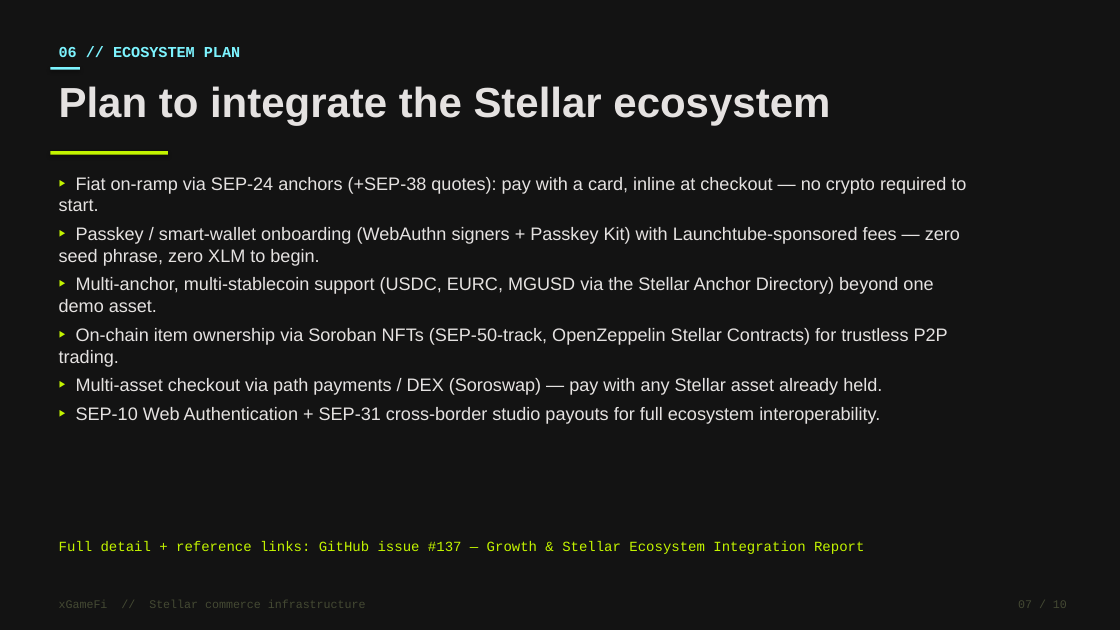
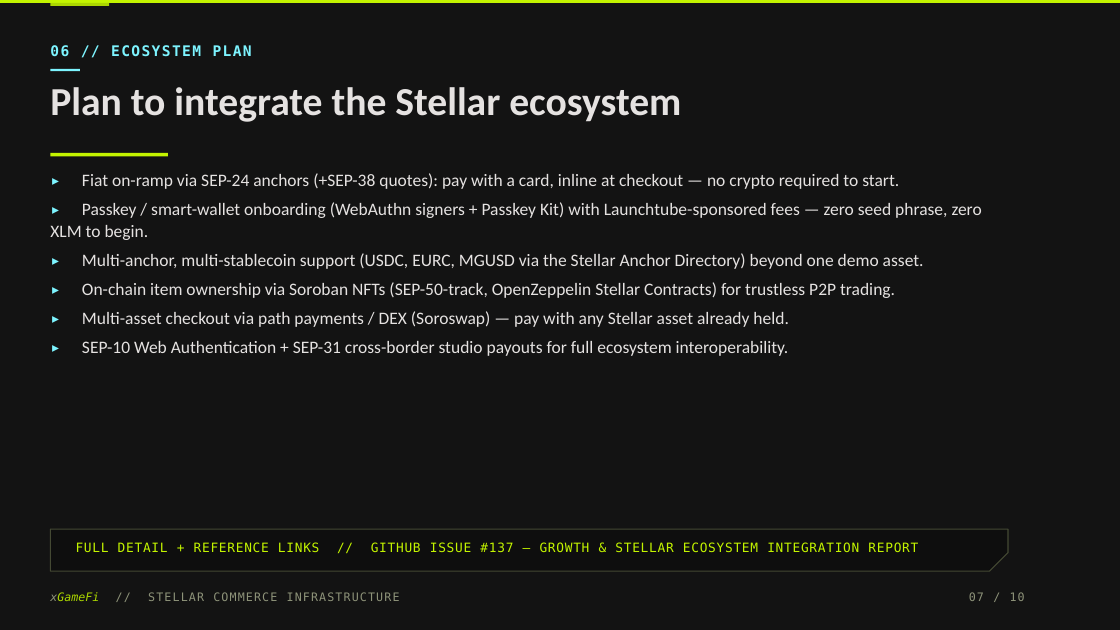
Before and after one commit to christian-manalang/xgamefi, a slide deck: slide 7 of docs/pitch-deck-v3.pptx. Drawn at 1120x630 pixels with LibreOffice and Linux fonts; fonts in the diff are those of the drawing. Boxes give left, top, right and bottom in pixels: in the first picture for what was removed or moved away, otherwise in the second. Text is boxed around its words. In the diff, an @@ line names an element or a change of style, - is before the commit and + after.

```diff
--- a/docs/pitch-deck-v3.pptx
+++ b/docs/pitch-deck-v3.pptx
@@ rectangle added at (0, 0, 1120, 3), fill #C3F400 @@
@@ rectangle added at (50, 3, 109, 5), fill #ABD600 @@
@@ text "06 // ECOSYSTEM PLAN" at (50, 45, 252, 57): size 13 to 12.5 pt, font Courier New to DejaVu Sans Mono, letter spacing 0 to 1.2 pt @@
@@ text "Plan to integrate the Stellar ..." at (50, 87, 681, 122): size 36 to 34 pt, font Arial to Calibri @@
@@ rectangle at (50, 69, 80, 71): shadow off @@
@@ text at (50, 173, 982, 356): text changed; size 15.5 to 15 pt; font Arial to Calibri @@
-‣ Fiat on-ramp via SEP-24 anchors (+SEP-38 quotes): pay with a card, inline at checkout — no crypto required to start.
-‣ Passkey / smart-wallet onboarding (WebAuthn signers + Passkey Kit) with Launchtube-sponsored fees — zero seed phrase, zero XLM to begin.
-‣ Multi-anchor, multi-stablecoin support (USDC, EURC, MGUSD via the Stellar Anchor Directory) beyond one demo asset.
-‣ On-chain item ownership via Soroban NFTs (SEP-50-track, OpenZeppelin Stellar Contracts) for trustless P2P trading.
-‣ Multi-asset checkout via path payments / DEX (Soroswap) — pay with any Stellar asset already held.
-‣ SEP-10 Web Authentication + SEP-31 cross-border studio payouts for full ecosystem interoperability.
+▸ Fiat on-ramp via SEP-24 anchors (+SEP-38 quotes): pay with a card, inline at checkout — no crypto required to start.
+▸ Passkey / smart-wallet onboarding (WebAuthn signers + Passkey Kit) with Launchtube-sponsored fees — zero seed phrase, zero XLM to begin.
+▸ Multi-anchor, multi-stablecoin support (USDC, EURC, MGUSD via the Stellar Anchor Directory) beyond one demo asset.
+▸ On-chain item ownership via Soroban NFTs (SEP-50-track, OpenZeppelin Stellar Contracts) for trustless P2P trading.
+▸ Multi-asset checkout via path payments / DEX (Soroswap) — pay with any Stellar asset already held.
+▸ SEP-10 Web Authentication + SEP-31 cross-border studio payouts for full ecosystem interoperability.
@@ rectangle at (50, 153, 168, 156): shadow off @@
@@ freeform shape added at (50, 529, 1008, 571), fill #0E0E0E, outline #444933 1 pt @@
@@ text at (76, 542, 918, 552): text changed; size 12 to 11 pt; font Courier New to DejaVu Sans Mono @@
-Full detail + reference links: GitHub issue #137 — Growth & Stellar Ecosystem Integration Report
+FULL DETAIL + REFERENCE LINKS // GITHUB ISSUE #137 — GROWTH & STELLAR ECOSYSTEM INTEGRATION REPORT
@@ text at (50, 592, 400, 601): text changed; font Courier New to DejaVu Sans Mono; text colour #444933 to #8E9379 @@
-xGameFi // Stellar commerce infrastructure
+xGameFi // STELLAR COMMERCE INFRASTRUCTURE
@@ text "07 / 10": place and size @@
-text "07 / 10" at (1018, 600, 1067, 608)
+text "07 / 10" at (969, 592, 1025, 601)
@@ text "07 / 10" at (969, 592, 1025, 601): font Courier New to DejaVu Sans Mono, text colour #444933 to #8E9379, letter spacing 0 to 1 pt @@
```
Also in this commit, not shown: 9 other slides changed.
